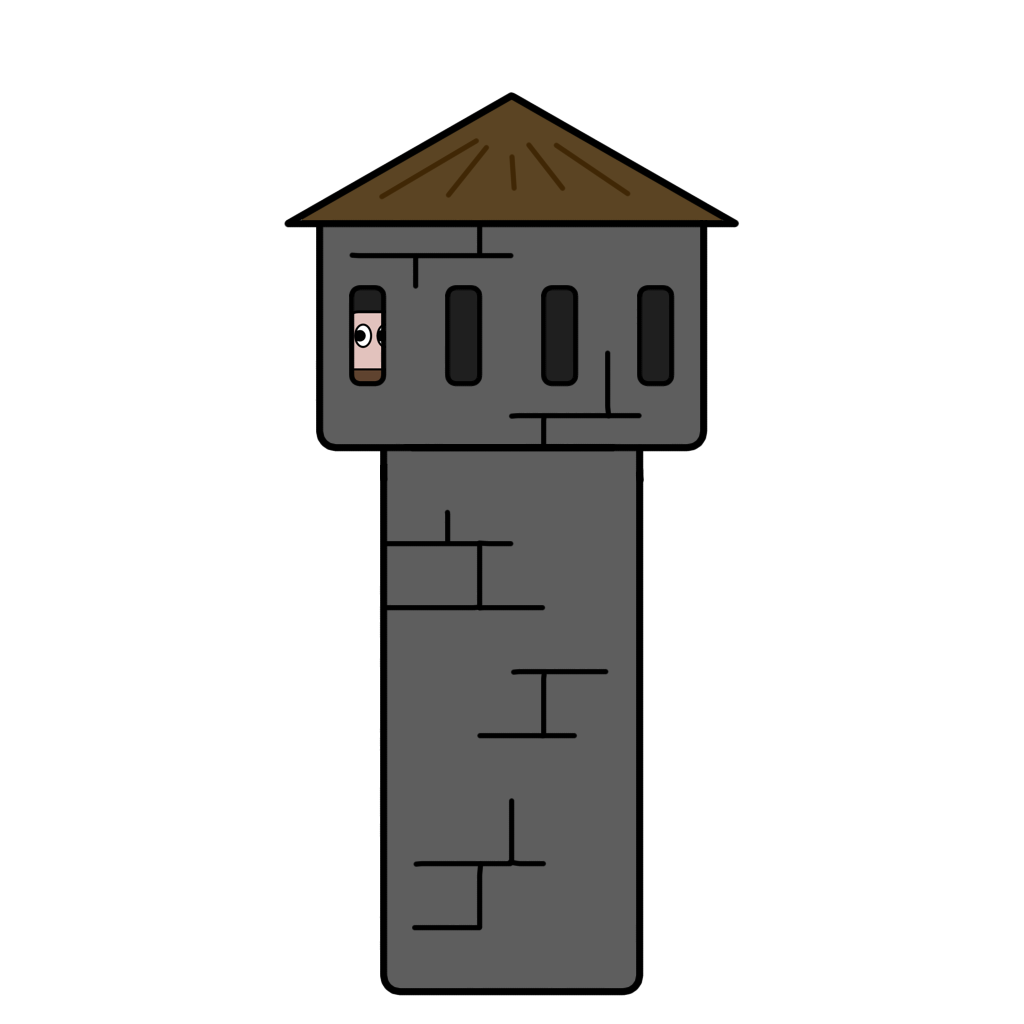
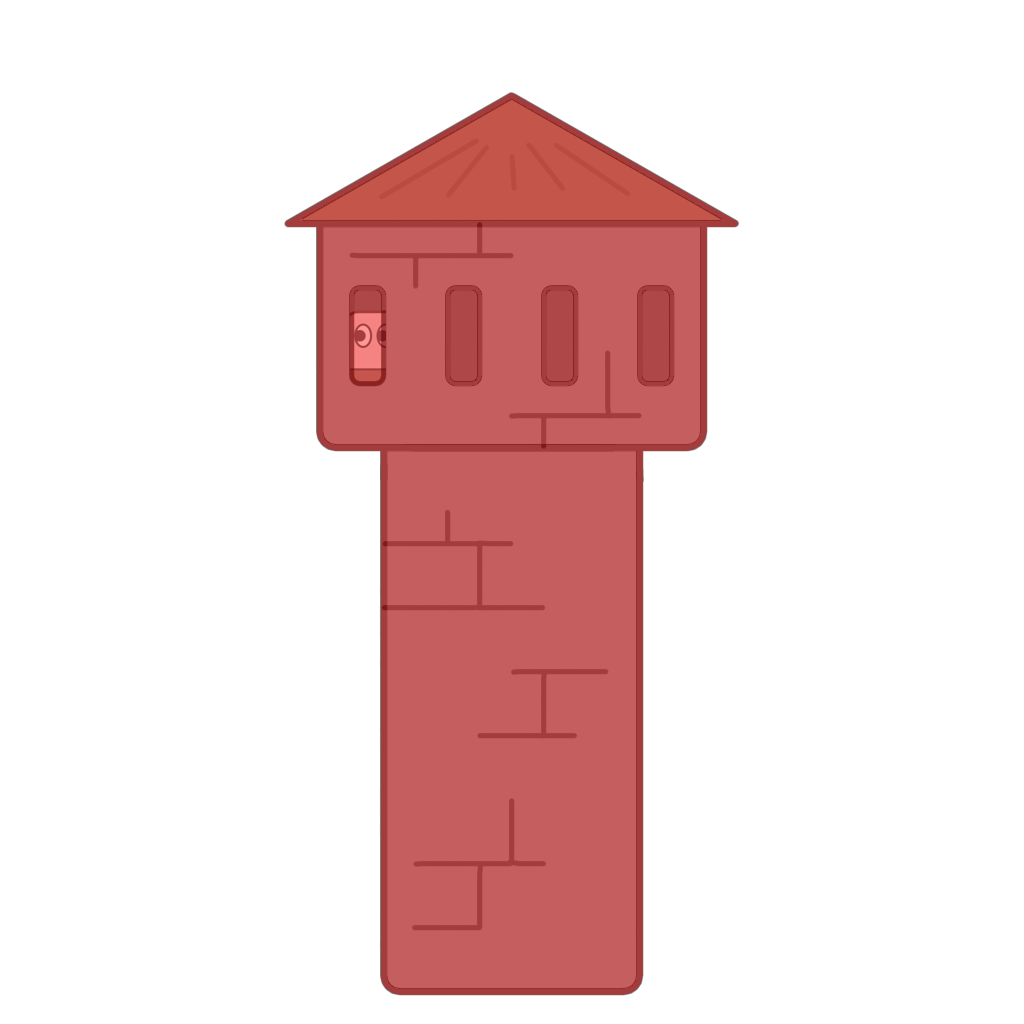
Revision of a layered (1024, 1024) image; what changed, layer by layer:
added layer "Capa de pintura 1" (40%) above "Capa de pintura 2 Fusionada" over [284, 92, 740, 996]
"Capa de pintura 2 Fusionada" (1st of 2): opacity 100% → 60%, painted on it over [284, 92, 740, 996]
"Capa de pintura 2 Fusionada" (2nd of 2): opacity 100% → 60%, painted on it over [284, 92, 740, 996]
